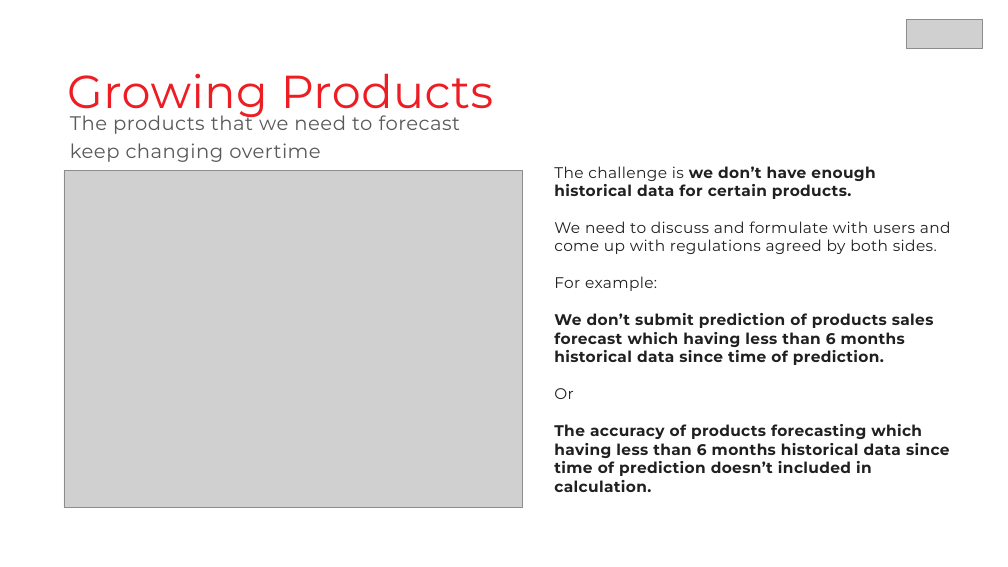
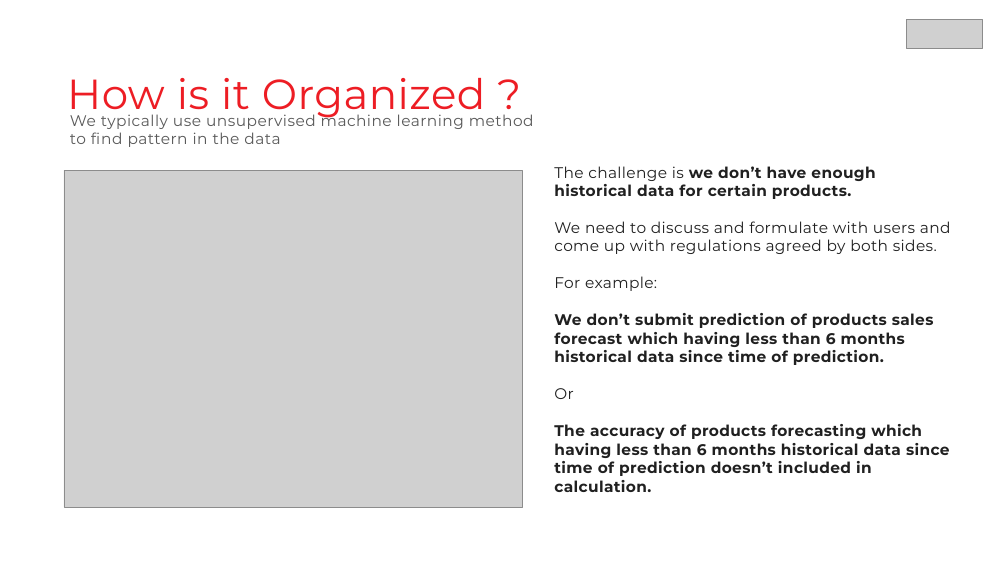
Before and after one commit to BenedictusAryo/Optimization-Application_Python, a slide deck: slide 3 of Sharing session - Optimization using Python.pptx. Drawn at 1008x567 pixels with LibreOffice and Linux fonts; fonts in the diff are those of the drawing; grey boxes stand for pictures. Boxes give left, top, right and bottom in pixels: in the first picture for what was removed or moved away, otherwise in the second. Text is boxed around its words. In the diff, an @@ line names an element or a change of style, - is before the commit and + after.

Commit message:
edit ppt

```diff
--- a/Sharing session - Optimization using Python.pptx
+++ b/Sharing session - Optimization using Python.pptx
@@ text at (x1=67, y1=78, x2=486, y2=120): text changed; size 66 to 60 pt @@
-Growing Products
+How is it Organized ?
@@ text at (x1=70, y1=111, x2=534, y2=147): text changed; size 28 to 22 pt @@
-The products that we need to forecast
-keep changing overtime
+We typically use unsupervised machine learning method to find pattern in the data
```
Also in this commit, not shown: 2 other slides changed.
